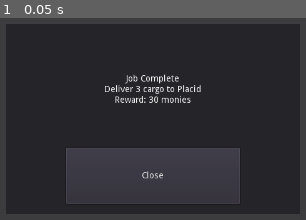
Above: before the commit, frame 1.
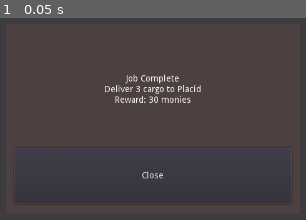
Above: after the commit, the same moment.

Repository: shadowhen/Star-Trader
Game: Godot game, scene res://ui/jobs/CompleteJobPopup.tscn
Two runs of this game, one before a commit and one after it. Both use one fixed random seed, a clock stepped at 60 frames per second and the inputs below. This scene is started directly instead of the project's main scene.
Inputs:
- Up to frame 1 (0.05 s): no input

The runs differ from the first frame. In frame 1, 70% of the frame differs, in the area x 1-99%, y 2-98%.

Commit message:
added popups for game over state, fixed info weeks and game state set

Diff:
--- a/Game.gd
+++ b/Game.gd
@@ -69,7 +69,8 @@
 
 	GlobalSignals.annouce_state_message("Docked at %s" % planet.planet_name)
 
-	game_state = GameState.DOCKED
+	if game_state != GameState.GAME_OVER:
+		game_state = GameState.DOCKED
 
 	shared_ui.show()
 	shared_ui.update_info(planet)
@@ -89,7 +90,9 @@
 	PlayerData.player_stats["TimeUsed"]["Value"] = clock.value
 
 func _on_Planet_player_exit(planet):
-	game_state = GameState.TRAVEL
+	if game_state != GameState.GAME_OVER:
+		game_state = GameState.TRAVEL
+
 	shared_ui.hide()
 
 	# Starts timer if it has not started yet
@@ -159,14 +162,18 @@
 # Declares the game to be game over
 func game_over():
 	game_state = GameState.GAME_OVER
+
 	if PlayerData.money >= money_win:
 		objective.text = "You won! Your family will now live in paradise."
 	else:
 		objective.text = "You lost. Your family won't be to able live in paradise."
 
+	var temp = popup_template.instance()
+	$GUI.add_child(temp)
+	temp.description.text = objective.text
+
 func _on_PlayerData_job_removed(job):
 	var temp = popup_template.instance()
-	print(temp)
 
 	var desc = "Job Complete\nDeliver %s cargo to %s\nReward: %s monies"
 	var desc_args = [job.cargo_space, job.destination.planet_name, job.money_reward]
--- a/ui/InfoNow.gd
+++ b/ui/InfoNow.gd
@@ -12,4 +12,4 @@
 	inventory_space_label.text = str(PlayerData.inventory_space) + " / " + str(PlayerData.player_stats["InventoryCap"]["Value"])
 	ship_label.text = str(PlayerData.player_stats["ShipLvl"]["Value"])
 	money_label.text = str(PlayerData.player_stats["Money"]["Value"])
-	time_label.text = str(PlayerData.player_stats["TimeUsed"]["Value"]) + " Weeks Used, " + str(52 - PlayerData.player_stats["TimeUsed"]["Value"]) + " Remaining"
+	time_label.text = str(min(PlayerData.player_stats["TimeUsed"]["Value"], 52)) + " Weeks Used, " + str(min(52 - PlayerData.player_stats["TimeUsed"]["Value"], 52)) + " Remaining"
--- a/ui/jobs/CompleteJobPopup.tscn
+++ b/ui/jobs/CompleteJobPopup.tscn
@@ -18,21 +18,26 @@
 margin_right = 235.0
 margin_bottom = 152.0
 
+[node name="ColorRect" type="ColorRect" parent="Popup"]
+anchor_right = 1.0
+anchor_bottom = 1.0
+color = Color( 0.305882, 0.254902, 0.254902, 1 )
+
 [node name="MarginContainer" type="MarginContainer" parent="Popup"]
 anchor_right = 1.0
 anchor_bottom = 1.0
-margin_left = 96.0
+margin_left = 13.0
 margin_top = 16.0
-margin_right = -96.0
+margin_right = -13.0
 margin_bottom = -16.0
 
 [node name="Info" type="VBoxContainer" parent="Popup/MarginContainer"]
-margin_right = 278.0
+margin_right = 444.0
 margin_bottom = 272.0
 
 [node name="Description" type="Label" parent="Popup/MarginContainer/Info"]
 margin_top = 65.0
-margin_right = 278.0
+margin_right = 444.0
 margin_bottom = 113.0
 size_flags_vertical = 6
 text = "Job Complete
@@ -43,7 +48,7 @@
 
 [node name="Button" type="Button" parent="Popup/MarginContainer/Info"]
 margin_top = 182.0
-margin_right = 278.0
+margin_right = 444.0
 margin_bottom = 272.0
 size_flags_vertical = 3
 size_flags_stretch_ratio = 0.5
